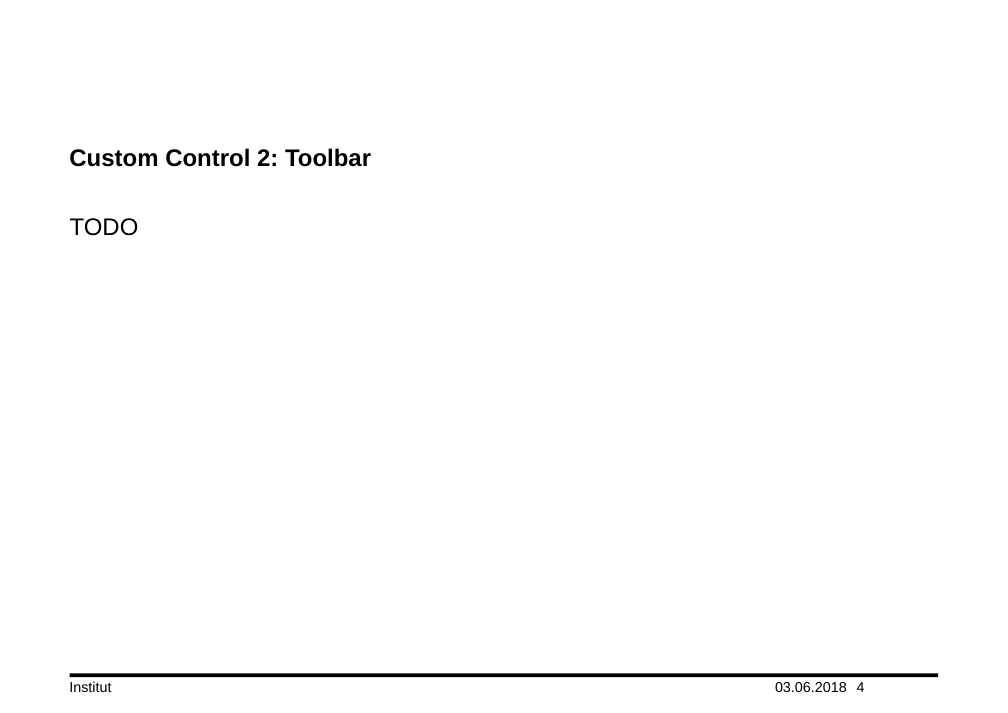
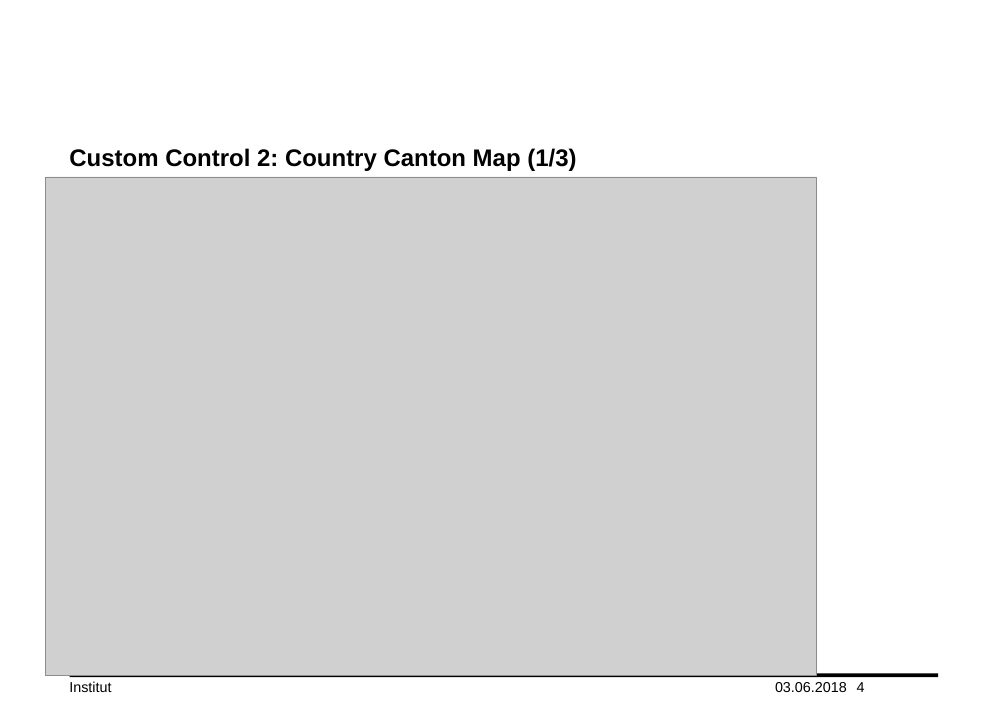
Before and after one commit to daiibee/hydropower-cc-swaechter, a slide deck: slide 4 of doc/cuie_FS18_Simon_Waechter.pptx. Drawn at 1008x713 pixels with LibreOffice and Linux fonts; fonts in the diff are those of the drawing; grey boxes stand for pictures; background and template pictures are left out. Boxes give left, top, right and bottom in pixels: in the first picture for what was removed or moved away, otherwise in the second. Text is boxed around its words. In the diff, an @@ line names an element or a change of style, - is before the commit and + after.

```diff
--- a/doc/cuie_FS18_Simon_Waechter.pptx
+++ b/doc/cuie_FS18_Simon_Waechter.pptx
@@ title at (69, 148, 576, 171): text changed @@
-Custom Control 2: Toolbar
+Custom Control 2: Country Canton Map (1/3)
@@ picture added at (46, 177, 817, 675) @@
@@ text removed at (70, 218, 139, 236) @@
-TODO
```
Also in this commit, not shown: 3 other slides changed, 2 slides added.
